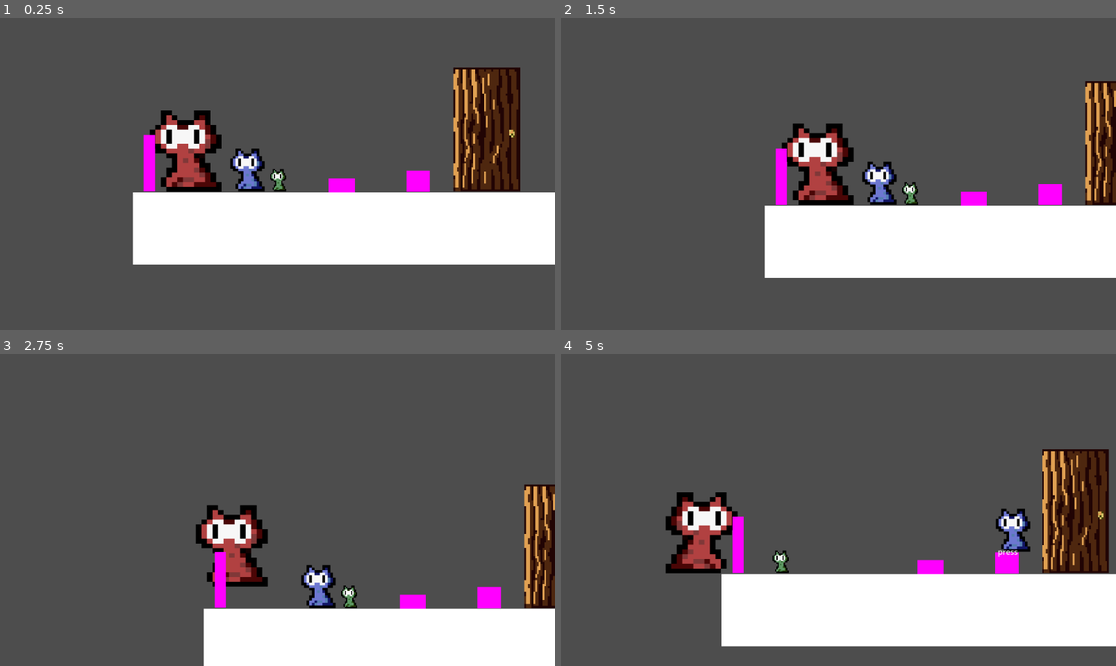
Above: before the commit, frames 1-4 (two rows, left to right).
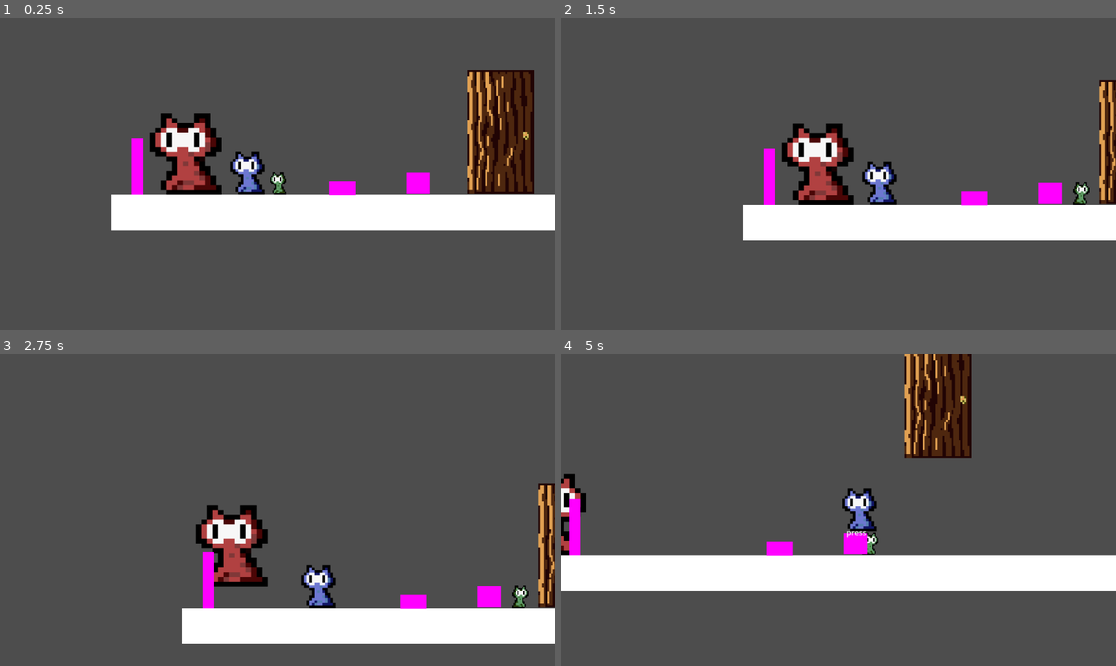
Above: after the commit, the same moments.

Repository: jamestrinity/November-Gamejam
Game: Godot game, scene res://Scenes/world.tscn
Same seed, same stepped clock (60 frames per second), same inputs: the game is played once before the commit and once after it.
Inputs:
- Up to frame 1 (0.25 s): no input
- Up to frame 2 (1.5 s): tap Enter at 0.5 s; hold E (interact) 0.53-1.28 s; hold D (move_right) from 0.53 s (still down); tap Space (jump) at 0.77 s; tap Q (switch_character) at 1.35 s
- Up to frame 3 (2.75 s): tap Space (jump) at 1.52 s; release D (move_right) at 2.03 s; hold A (move_left) from 2.03 s (still down); hold E (interact) from 2.03 s (still down)
- Up to frame 4 (5 s): release A (move_left) at 2.78 s; release E (interact) at 2.78 s; hold D (move_right) 2.78-4.28 s; tap Q (switch_character) at 2.85, 4.35 s; tap Space (jump) at 3.02, 3.77, 4.52 s; hold E (interact) 3.53-4.28 s; hold A (move_left) from 4.28 s (still down)

The runs differ from the first frame. In frame 1, 17% of the frame differs, in the area x 20-100%, y 15-80%; in frame 2, 11%; in frame 3, 8.2%; in frame 4, 33%, in the area x 0-100%, y 0-94%.
Error before the commit: Invalid access to property or key 'active' on a base object of type 'Nil'. (res://Interactions/Interaction_Manager.gd:46)

Commit message:
spikes work now

Diff:
--- a/November Game Jam/Scenes/chat1.tscn
+++ b/November Game Jam/Scenes/chat1.tscn
@@ -32,6 +32,7 @@
 
 [node name="Camera2D" type="Camera2D" parent="."]
 position = Vector2(36, -31)
+scale = Vector2(4724.64, -14309.6)
 position_smoothing_enabled = true
 rotation_smoothing_enabled = true
 drag_horizontal_enabled = true
--- a/November Game Jam/Scenes/spikes.gd
+++ b/November Game Jam/Scenes/spikes.gd
@@ -1,5 +1,8 @@
 extends Node2D
+class_name spikes
+
 
 func _on_area_2d_area_entered(area):
 	if area.get_parent() is Player:
-		area.get_parent.die()
+		print("spiked")
+		area.get_parent().die()
--- a/November Game Jam/Scenes/spikes.tscn
+++ b/November Game Jam/Scenes/spikes.tscn
@@ -16,10 +16,12 @@
 texture = SubResource("PlaceholderTexture2D_o63p7")
 
 [node name="Area2D" type="Area2D" parent="."]
+position = Vector2(9, -25)
 monitorable = false
 
 [node name="CollisionShape2D" type="CollisionShape2D" parent="Area2D"]
-position = Vector2(27.25, 13)
+position = Vector2(18, 38)
 shape = SubResource("RectangleShape2D_w7cvv")
 
 [connection signal="area_entered" from="Area2D" to="." method="_on_area_2d_area_entered"]
+[connection signal="body_entered" from="Area2D" to="." method="_on_area_2d_body_entered"]
--- a/November Game Jam/Scenes/world.tscn
+++ b/November Game Jam/Scenes/world.tscn
@@ -13,7 +13,7 @@
 size = Vector2(1000, 150)
 
 [sub_resource type="RectangleShape2D" id="RectangleShape2D_lpcs8"]
-size = Vector2(1667, 151)
+size = Vector2(1669, 73.5)
 
 [node name="World" type="Node2D"]
 script = ExtResource("1_ft50o")
@@ -25,14 +25,16 @@
 player = 2
 
 [node name="Platform" type="StaticBody2D" parent="."]
+position = Vector2(-45, -71)
+metadata/_edit_group_ = true
 
 [node name="MeshInstance2D" type="MeshInstance2D" parent="Platform"]
-position = Vector2(596.5, 572)
-scale = Vector2(1.663, 1)
+position = Vector2(595, 610)
+scale = Vector2(1.66, 0.493333)
 mesh = SubResource("QuadMesh_df5qv")
 
 [node name="CollisionShape2D" type="CollisionShape2D" parent="Platform"]
-position = Vector2(596.5, 571)
+position = Vector2(597.5, 609.75)
 shape = SubResource("RectangleShape2D_lpcs8")
 
 [node name="Character2" parent="." groups=["player"] instance=ExtResource("2_g2qo6")]
@@ -47,13 +49,13 @@
 player = 1
 
 [node name="Door" parent="." instance=ExtResource("5_gj78c")]
-position = Vector2(428, 235)
+position = Vector2(457, 240)
 
 [node name="Node2D" parent="." instance=ExtResource("6_qm0b1")]
-position = Vector2(357, 474)
+position = Vector2(357, 478)
 
 [node name="checkpoint" parent="." instance=ExtResource("7_yyhmg")]
-position = Vector2(-212, 379)
+position = Vector2(-237, 386)
 
 [node name="spikes" parent="." instance=ExtResource("8_6of8n")]
-position = Vector2(172, 469)
+position = Vector2(173, 475)
--- a/November Game Jam/Scripts/checkpoint.gd
+++ b/November Game Jam/Scripts/checkpoint.gd
@@ -17,7 +17,7 @@
 
 func activate():
 	InteractionManager.current_checkpoint = self
-	#activated = true
+	activated = true
 	#$AnimationPlayer.play("name_of_animation")
 
 
--- a/November Game Jam/Scripts/player.gd
+++ b/November Game Jam/Scripts/player.gd
@@ -51,7 +51,7 @@
 
 	jump()
 
-	if position.y > 600 && active:
+	if position.y > 1200 && active:
 		die()
 
 func input() -> Vector2:
@@ -93,5 +93,4 @@
 	InteractionManager.player_active = self
 
 func die():
-	print("died")
 	InteractionManager.respawn_player(self)
--- a/November Game Jam/Scripts/world.gd
+++ b/November Game Jam/Scripts/world.gd
@@ -11,6 +11,8 @@
 		characters.append(get_node("Character" + str(i)))
 		characters[i - 1].active = false
 		print(characters)
+		characters[activeCharacter - 1].active = true
+		characters[activeCharacter - 1].set_active()
 
 
 # Called every frame. 'delta' is the elapsed time since the previous frame.
